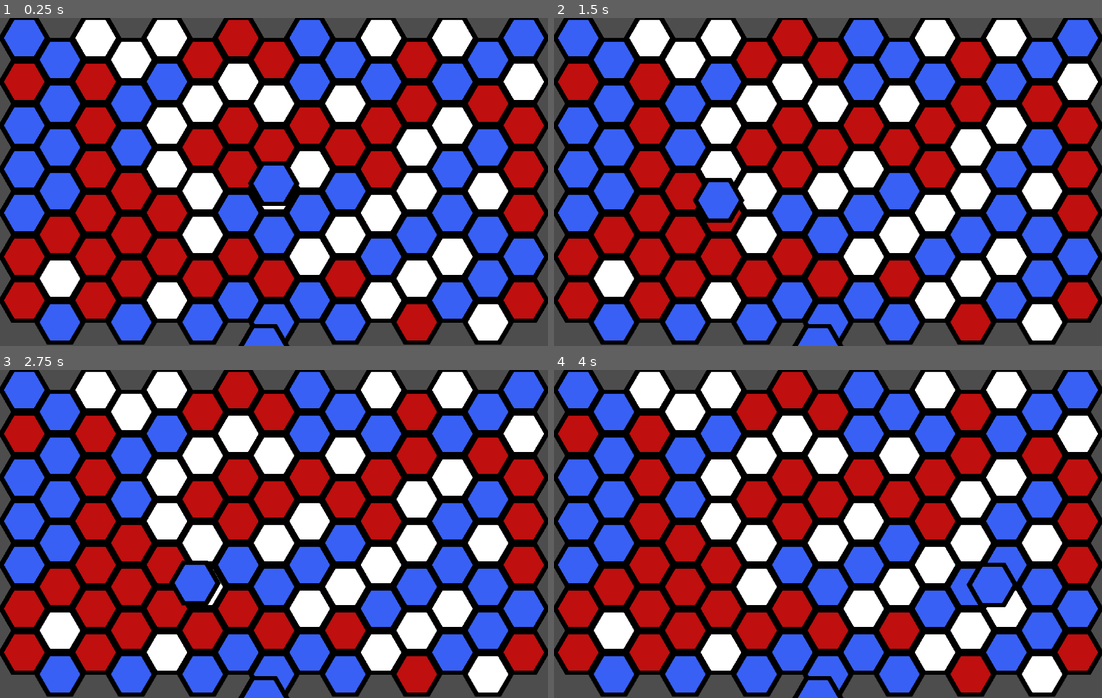
Above: before the commit, frames 1-4 (two rows, left to right).
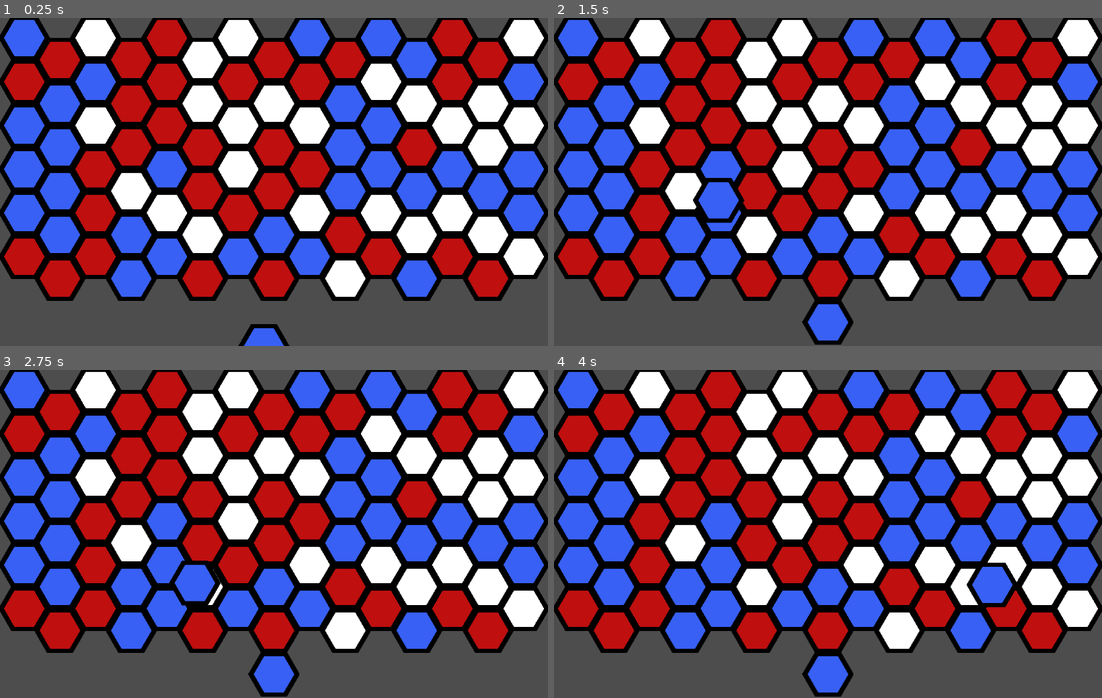
Above: after the commit, the same moments.

Repository: tehtipsy/HexaGame
Game: Godot game, scene res://game.tscn
Two runs of this game, one before a commit and one after it. Both use one fixed random seed, a clock stepped at 60 frames per second and the inputs below.
Inputs (mouse positions are in pixels of both pictures, inside the frame that each line leads up to):
- Up to frame 1 (0.25 s): no input
- Up to frame 2 (1.5 s): tap Enter at 0.5 s; move the mouse to (817, 342) at 0.52 s; hold Shift 0.53-1.28 s; click (817, 342) at 0.67 s; tap Space at 1.25 s; move the mouse to (718, 198) at 1.27 s; tap Shift at 1.35 s; click (718, 198) at 1.42 s
- Up to frame 3 (2.75 s): tap Enter at 2 s; move the mouse to (197, 579) at 2.02 s; hold Shift from 2.03 s (still down); click (197, 579) at 2.17 s
- Up to frame 4 (4 s): tap Space at 2.75 s; move the mouse to (800, 599) at 2.77 s; release Shift at 2.78 s; tap Shift at 2.85 s; click (800, 599) at 2.92 s; tap Enter at 3.5 s; move the mouse to (992, 583) at 3.52 s; hold Shift from 3.53 s (still down); click (992, 583) at 3.67 s

The runs differ from the first frame. In frame 1, 53% of the frame differs, in the area x 0-100%, y 0-100%; in frame 2, 51%; in frame 3, 52%; in frame 4, 51%.

Commit message:
place tiles and pick up card

Diff:
--- a/TileMapLayout.gd
+++ b/TileMapLayout.gd
@@ -1,10 +1,8 @@
 extends TileMap
 
 
-# Called when the node enters the scene tree for the first time.
-
 @export var map_width: int = 15
-@export var map_height: int = 7
+@export var map_height: int = 6
 @export var tile_types: int = 3  # Adjust this to match the number of different tile types you have
 # @export var alt_types: int = 3
 
@@ -34,7 +32,7 @@
 
 func _handle_arrow(instruction, arrow_layer, arrow_id, tile_position):
 	var current_arrow_atlas_coords = get_cell_atlas_coords(arrow_layer, tile_position)
-	print("arrow atlas coords: ", current_arrow_atlas_coords)
+	#print("arrow atlas coords: ", current_arrow_atlas_coords)
 	if current_arrow_atlas_coords.x >= 0:
 		var new_in_arrow_atlas_coords = Vector2i(current_arrow_atlas_coords.x + 1, current_arrow_atlas_coords.y)
 		if new_in_arrow_atlas_coords.x > 5:
@@ -46,28 +44,36 @@
 		var arrow_atlas_coords = Vector2i(0, 0)
 		set_cell(arrow_layer, tile_position, arrow_id, arrow_atlas_coords)
 
-func _handle_click(instruction, arrow_layer, arrow_id, tile_position):
+func _place_card(tile_position):
+	var tile_atlas_coords = Vector2i(0,0) # get from card holder
+	set_cell(tile_color_layer, tile_position, tile_color_id, tile_atlas_coords)
+
+
+func _handle_click(tile_position):
+# func _handle_click(instruction, arrow_layer, arrow_id, tile_position):
 	# Get the tile data
 	var tile_data = get_cell_tile_data(tile_color_layer, tile_position)
 	if tile_data:
 		var current_source_id = get_cell_source_id(tile_color_layer, tile_position)
 		var current_atlas_coords = get_cell_atlas_coords(tile_color_layer, tile_position)
-		print("Tile source_id: ", current_source_id)
-		print("Tile atlas coords: ", current_atlas_coords)
-		if current_atlas_coords.x == 2 and current_source_id == 0: # white tile
-			_handle_arrow(instruction, arrow_layer, arrow_id, tile_position)
+		#print("Tile source_id: ", current_source_id)
+		#print("Tile atlas coords: ", current_atlas_coords)
+		# if current_atlas_coords.x == 2 and current_source_id == 0: # white tile
+		# 	_handle_arrow(instruction, arrow_layer, arrow_id, tile_position)
+		_place_card(tile_position)
 
-#func _input(event):
-	#if event is InputEventMouseButton:
-		#var _global_position = get_global_mouse_position()
-		#var tile_position = local_to_map(to_local(_global_position))
-		#print("Clicked tile: ", tile_position)
+func _input(event):
+	if event is InputEventMouseButton:
+		var _global_position = get_global_mouse_position()
+		var tile_position = local_to_map(to_local(_global_position))
 		#print("Tile X: ", tile_position.x)
-		#if !Input.is_key_pressed(KEY_SHIFT):
-			#if event.button_index == MOUSE_BUTTON_LEFT and event.is_pressed():
-				#_handle_click('add', tile_in_arrow_layer, tile_in_arrow_id, tile_position)
-			#if event.button_index == MOUSE_BUTTON_RIGHT and event.is_pressed():
-				#_handle_click('remove', tile_in_arrow_layer, tile_in_arrow_id, tile_position)
+		if !Input.is_key_pressed(KEY_SHIFT):
+			if event.button_index == MOUSE_BUTTON_LEFT and event.is_pressed():
+				# print("Clicked tile: ", tile_position)
+				# _handle_click('add', tile_in_arrow_layer, tile_in_arrow_id, tile_position)
+				_handle_click(tile_position)
+			# if event.button_index == MOUSE_BUTTON_RIGHT and event.is_pressed():
+			# 	_handle_click('remove', tile_in_arrow_layer, tile_in_arrow_id, tile_position)
 		#else:
 			#print('SHIFTING')
 			#if event.button_index == MOUSE_BUTTON_LEFT and event.is_pressed():
--- a/card_container.gd
+++ b/card_container.gd
@@ -18,26 +18,35 @@
 	is_higlighted = false
 
 
-func _on_gui_input(event):
+func _input(event):
 	if (event is InputEventMouseButton) and (event.button_index == 1):
 		if event.button_mask == 1:
-			if is_higlighted:
-				var _card = card.instanciate()
-				get_tree().get_root().get_node("CardHolder").add_child(_card)
-				# hide card sprite in container
-				self.get_child(0).hide()
+			#print("in gui")
+			#print(is_higlighted)
+			#if is_higlighted:
+				#var _card = card.instanciate()
+				#get_tree().get_root().get_node("Game/CardHolder").add_child(_card)
+			get_tree().get_root().get_node("Game/CardHolder").get_child(0).show()
+			# hide card sprite in container
+			self.get_child(0).hide()
 		elif event.button_mask == 0:
 			# check for valid placement
-			var tile_map = get_tree().get_root().get_node("TileMap")
-			var max_x = tile_map.map_width
-			var max_y = tile_map.map_hight
-
+			var tile_map = get_tree().get_root().get_node("Game/TileMap")
+			#print(tile_map)
+			var max_x = tile_map.get("map_width")
+			var max_y = tile_map.get("map_height")
+			#print(max_x)
 			var _global_position = get_global_mouse_position()
 			var tile_position = tile_map.local_to_map(tile_map.to_local(_global_position))
+			print(tile_position)
+			print(typeof(max_x))
+			print(typeof(max_y))
+			print(max_y)
+			print(typeof(tile_position.x))
+			var is_placement_valid: bool
+			if (0 <= tile_position.x and tile_position.x <= max_x) and (0 <= tile_position.y and tile_position.y <= max_y):
+				is_placement_valid = true
 
-			var is_placement_valid: bool
-			if (tile_position.x <= max_x) and (tile_position.y <= max_y):
-				is_placement_valid = true
 
 			if !is_placement_valid:
 			# return card to card container
--- a/card_container.tscn
+++ b/card_container.tscn
@@ -2,22 +2,6 @@
 
 [ext_resource type="Script" path="res://card_container.gd" id="1_d5hdc"]
 [ext_resource type="Texture2D" uid="uid://dros1m0dvweg2" path="res://hex_grid (2).png" id="1_wryb7"]
-
-[sub_resource type="Animation" id="Animation_05o02"]
-resource_name = "select_card"
-length = 0.2
-tracks/0/type = "value"
-tracks/0/imported = false
-tracks/0/enabled = true
-tracks/0/path = NodePath("Card:position")
-tracks/0/interp = 1
-tracks/0/loop_wrap = true
-tracks/0/keys = {
-"times": PackedFloat32Array(0, 0.2),
-"transitions": PackedFloat32Array(1, 1),
-"update": 0,
-"values": [Vector2(64, 68), Vector2(64, 20)]
-}
 
 [sub_resource type="Animation" id="Animation_cvu8s"]
 length = 0.001
@@ -50,6 +34,22 @@
 "values": [Vector2(64, 20), Vector2(64, 68)]
 }
 
+[sub_resource type="Animation" id="Animation_05o02"]
+resource_name = "select_card"
+length = 0.2
+tracks/0/type = "value"
+tracks/0/imported = false
+tracks/0/enabled = true
+tracks/0/path = NodePath("Card:position")
+tracks/0/interp = 1
+tracks/0/loop_wrap = true
+tracks/0/keys = {
+"times": PackedFloat32Array(0, 0.2),
+"transitions": PackedFloat32Array(1, 1),
+"update": 0,
+"values": [Vector2(64, 68), Vector2(64, 20)]
+}
+
 [sub_resource type="AnimationLibrary" id="AnimationLibrary_c2o6w"]
 _data = {
 "RESET": SubResource("Animation_cvu8s"),
@@ -58,7 +58,8 @@
 }
 
 [node name="CardContainer" type="Container"]
-offset_right = 130.0
+offset_left = -409.0
+offset_right = 412.0
 offset_bottom = 132.0
 script = ExtResource("1_d5hdc")
 
--- a/card_holder.tscn
+++ b/card_holder.tscn
@@ -9,6 +9,7 @@
 script = ExtResource("1_h0dmt")
 
 [node name="Card" type="Sprite2D" parent="."]
+visible = false
 texture = ExtResource("2_pla76")
 hframes = 5
 vframes = 2
